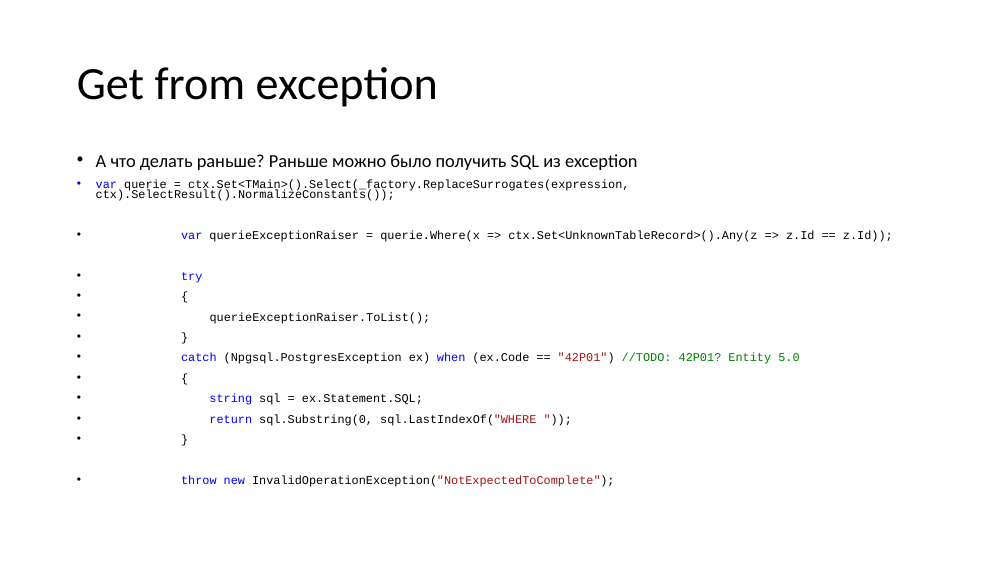
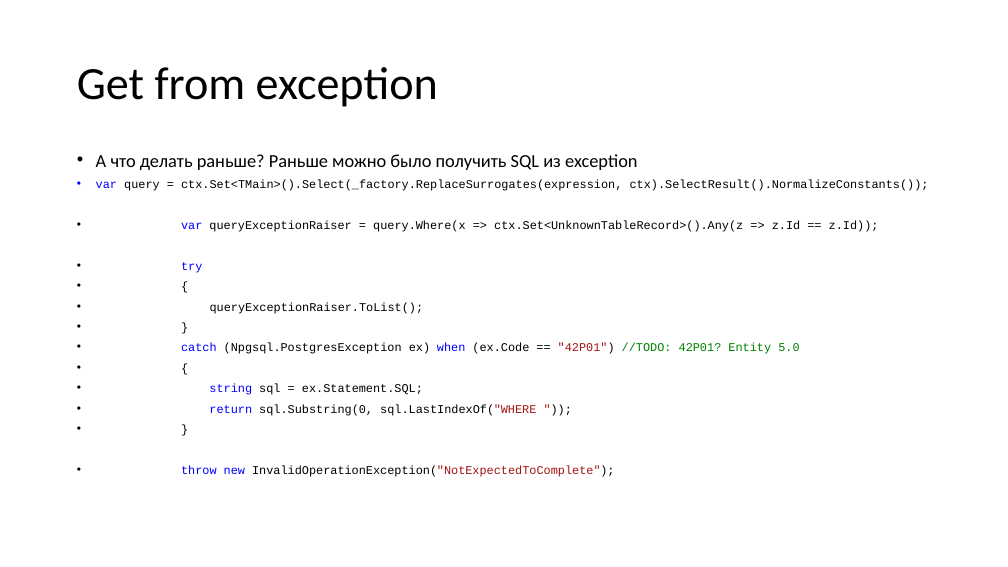
Before and after one commit to Sa1Gur/Expression2Sql, a slide deck: slide 9 of Query2SQL.pptx (slide 8 before the commit). Drawn at 1008x567 pixels with LibreOffice and Linux fonts; fonts in the diff are those of the drawing. Boxes give left, top, right and bottom in pixels: in the first picture for what was removed or moved away, otherwise in the second. Text is boxed around its words. In the diff, an @@ line names an element or a change of style, - is before the commit and + after.

Commit message:
update presentation

```diff
--- a/Query2SQL.pptx
+++ b/Query2SQL.pptx
@@ text at bbox=[96, 180, 929, 232]: text changed @@
-• var querie = ctx.Set<TMain>().Select(_factory.ReplaceSurrogates(expression, ctx).SelectResult().NormalizeConstants());
-• var querieExceptionRaiser = querie.Where(x => ctx.Set<UnknownTableRecord>().Any(z => z.Id == z.Id));
+• var query = ctx.Set<TMain>().Select(_factory.ReplaceSurrogates(expression, ctx).SelectResult().NormalizeConstants());
+• var queryExceptionRaiser = query.Where(x => ctx.Set<UnknownTableRecord>().Any(z => z.Id == z.Id));
@@ text at bbox=[210, 302, 424, 314]: text changed @@
-• querieExceptionRaiser.ToList();
+• queryExceptionRaiser.ToList();
```
Also in this commit, not shown: 5 other slides changed, 3 slides added, 1 slide removed.
